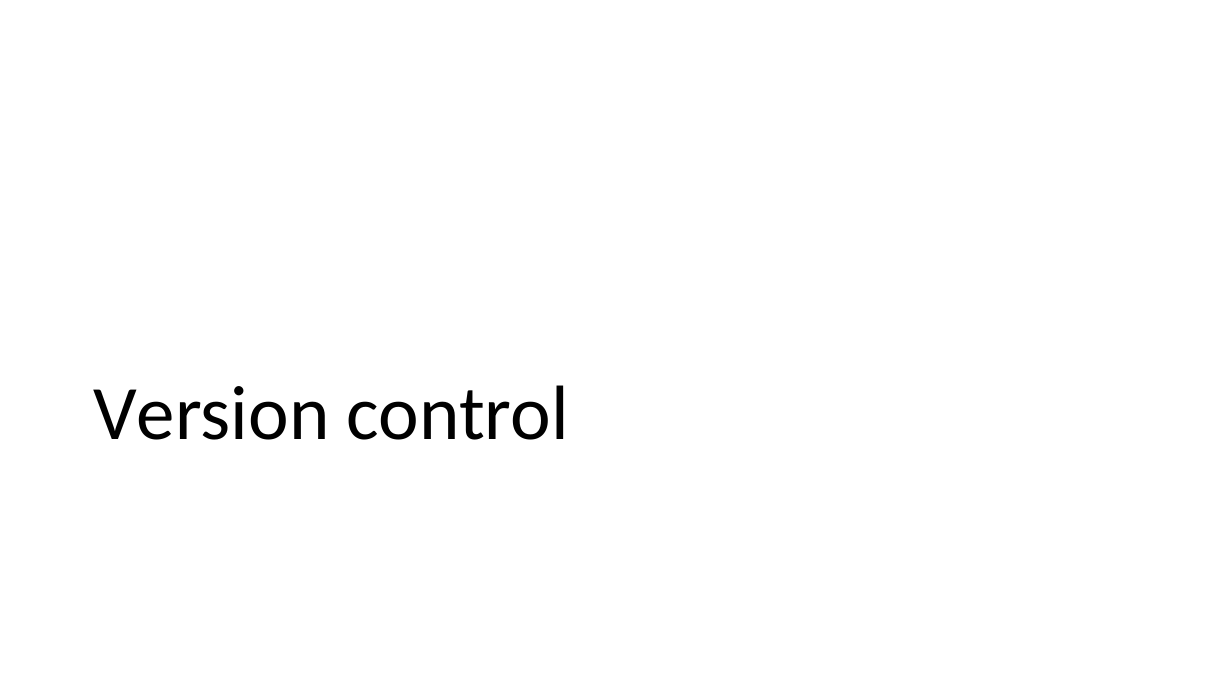
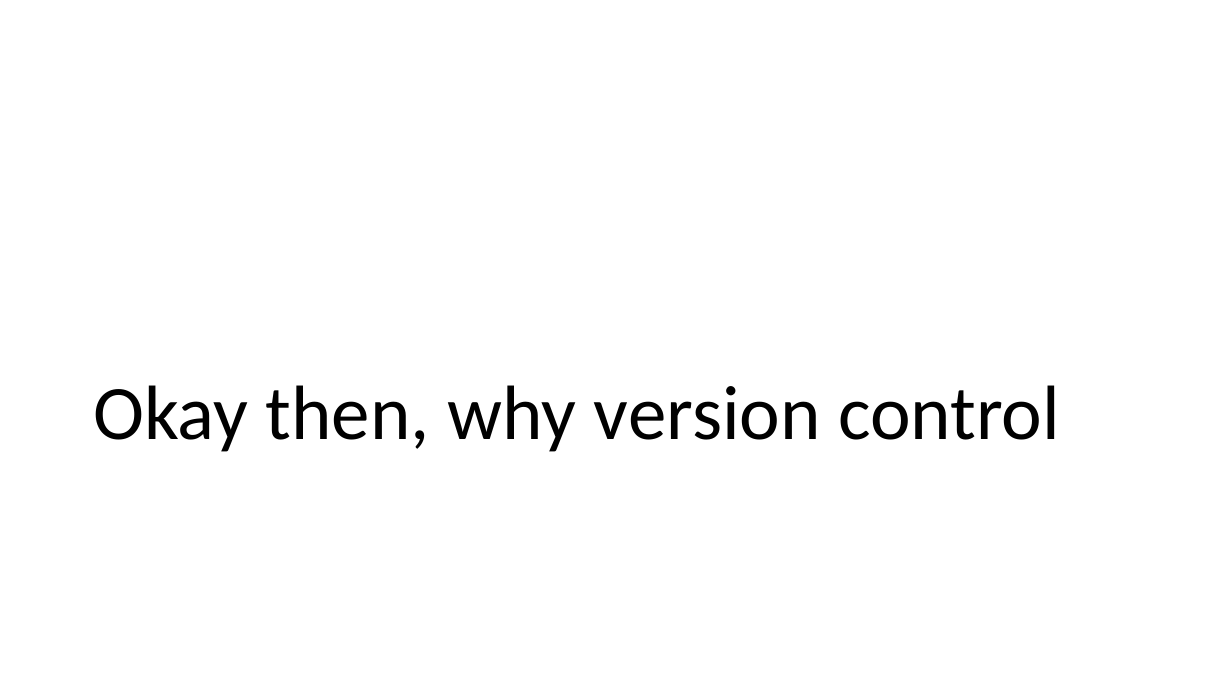
Before and after one commit to VHP4Safety/github_intro_training, a slide deck: slide 5 of powerpoints/github_part1.pptx. Drawn at 1232x693 pixels with LibreOffice and Linux fonts; fonts in the diff are those of the drawing. Boxes give left, top, right and bottom in pixels: in the first picture for what was removed or moved away, otherwise in the second. Text is boxed around its words. In the diff, an @@ line names an element or a change of style, - is before the commit and + after.

```diff
--- a/powerpoints/github_part1.pptx
+++ b/powerpoints/github_part1.pptx
@@ title at (93, 385, 1060, 452): text changed @@
-Version control
+Okay then, why version control
```
Also in this commit, not shown: 11 other slides changed, 7 slides added, 1 other file.
